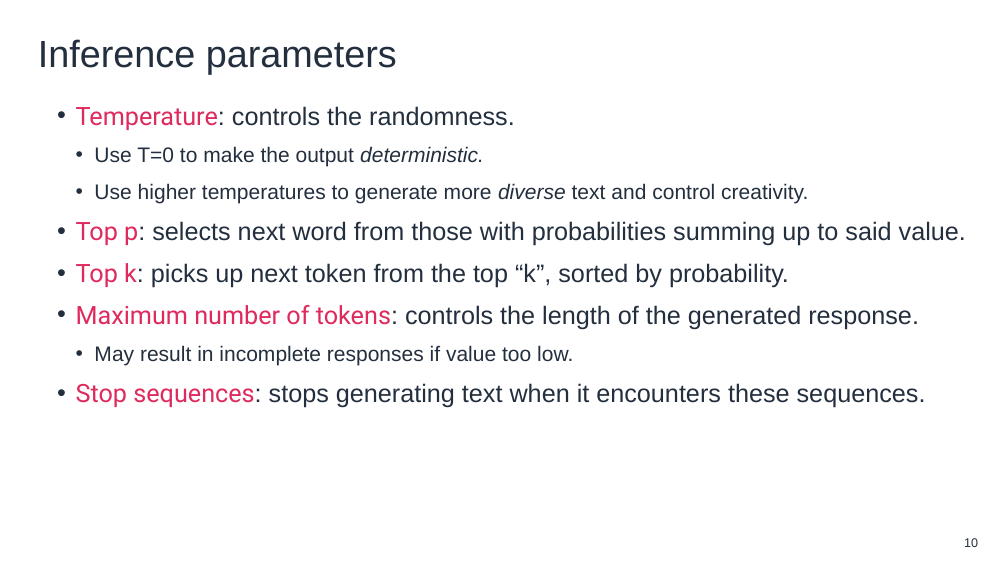
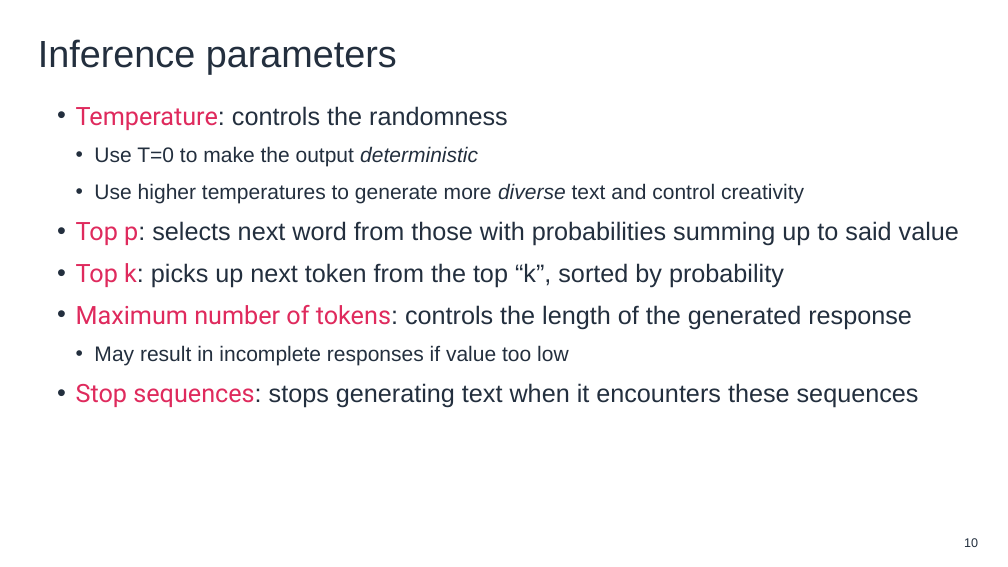
Before and after one commit to aws-samples/mlu-eep-generative-ai, a slide deck: slide 10 of Lessons/Lesson-3/Prompt Engineering.pptx. Drawn at 1008x567 pixels with LibreOffice and Linux fonts; fonts in the diff are those of the drawing; background and template pictures are left out. Boxes give left, top, right and bottom in pixels: in the first picture for what was removed or moved away, otherwise in the second. Text is boxed around its words. In the diff, an @@ line names an element or a change of style, - is before the commit and + after.

```diff
--- a/Lessons/Lesson-3/Prompt Engineering.pptx
+++ b/Lessons/Lesson-3/Prompt Engineering.pptx
@@ text at box(76, 106, 959, 408): text changed @@
-  • Temperature: controls the randomness.
-    • Use T=0 to make the output deterministic.
-    • Use higher temperatures to generate more diverse text and control creativity.
-  • Top p: selects next word from those with probabilities summing up to said value.
-  • Top k: picks up next token from the top “k”, sorted by probability.
-  • Maximum number of tokens: controls the length of the generated response.
-    • May result in incomplete responses if value too low.
-  • Stop sequences: stops generating text when it encounters these sequences.
+  • Temperature: controls the randomness
+    • Use T=0 to make the output deterministic
+    • Use higher temperatures to generate more diverse text and control creativity
+  • Top p: selects next word from those with probabilities summing up to said value
+  • Top k: picks up next token from the top “k”, sorted by probability
+  • Maximum number of tokens: controls the length of the generated response
+    • May result in incomplete responses if value too low
+  • Stop sequences: stops generating text when it encounters these sequences
```
Also in this commit, not shown: 16 other slides changed, 16 other files.
